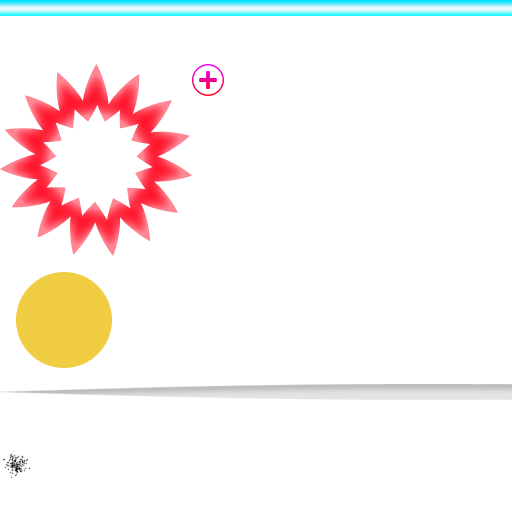
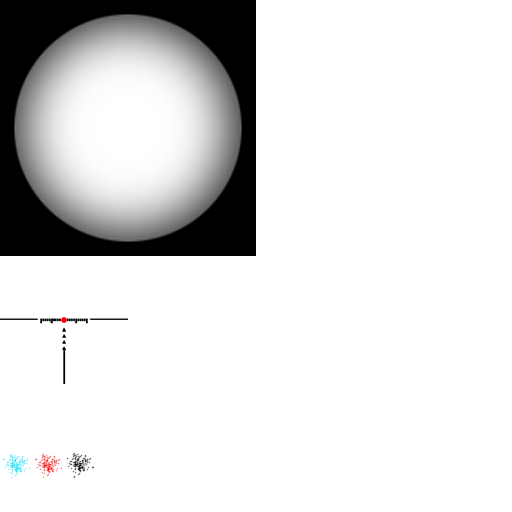
Layer changes from the first 512×512 image to the second:
added group "Aim" with 3 layers above "图层 8" over [0, 272, 128, 384]
added layer "形状 18" in group "Aim" over [61, 317, 67, 323]
added layer "图层 5" in group "Aim" over [0, 317, 128, 384]
added layer "图层 8" above "图层 3" over [0, 0, 256, 256]
added layer "图层 2" above "图层 1" over [3, 451, 30, 478]
added layer "图层 1" above "Layer 1" over [35, 451, 62, 478]
painted on "Layer 1" over [3, 451, 94, 478]
hid "形状 18 副本" over [0, 384, 512, 400]
hid "Missile" over [16, 272, 112, 368]
hid group "Sniper" (1 layers) over [192, 64, 224, 96]
hid group "Bomb" (1 layers) over [0, 64, 192, 256]
hid group "Laser" (2 layers) over [0, 0, 512, 478]
